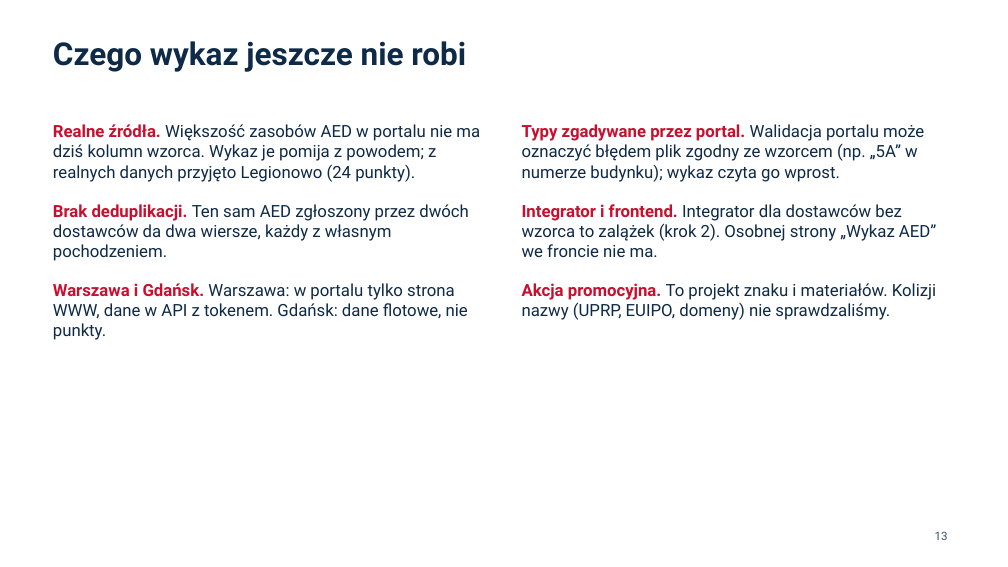
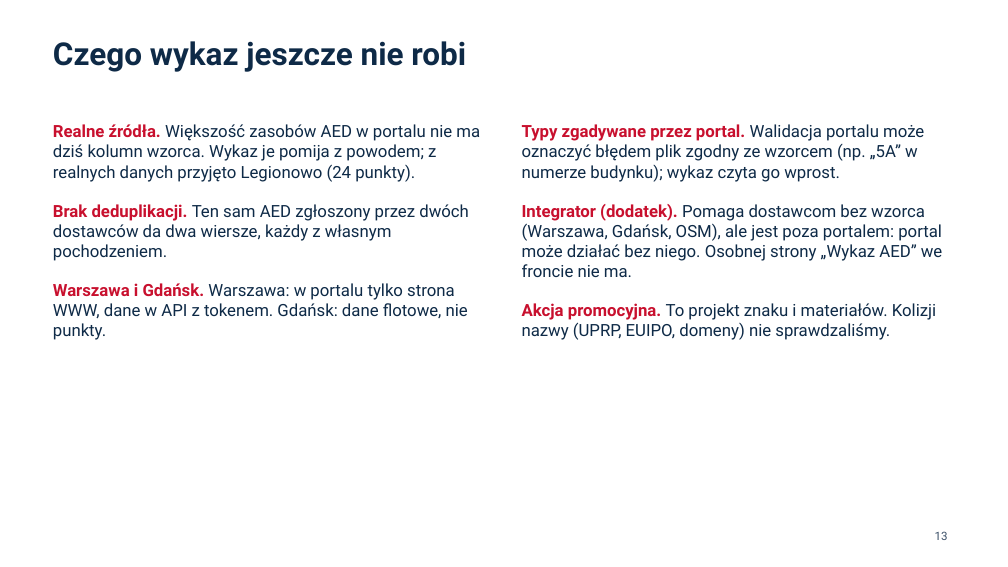
Before and after one commit to Bleidhu/Hack_Nation_2026_Open_AED, a slide deck: slide 13 of ZGLOSZENIE/prezentacja/dane_przezycie_prezentacja.pptx. Drawn at 1008x567 pixels with LibreOffice and Linux fonts; fonts in the diff are those of the drawing. Boxes give left, top, right and bottom in pixels: in the first picture for what was removed or moved away, otherwise in the second. Text is boxed around its words. In the diff, an @@ line names an element or a change of style, - is before the commit and + after.

Commit message:
Integrator, faza 2: zadanie 11 (demo/integrator, instrukcja, prototyp, prezentacja i zgłoszenie)

```diff
--- a/ZGLOSZENIE/prezentacja/dane_przezycie_prezentacja.pptx
+++ b/ZGLOSZENIE/prezentacja/dane_przezycie_prezentacja.pptx
@@ text at [522,204,942,277]: text changed @@
-Integrator i frontend. Integrator dla dostawców bez wzorca to zalążek (krok 2). Osobnej strony „Wykaz AED” we froncie nie ma.
+Integrator (dodatek). Pomaga dostawcom bez wzorca (Warszawa, Gdańsk, OSM), ale jest poza portalem: portal może działać bez niego. Osobnej strony „Wykaz AED” we froncie nie ma.
```
Also in this commit, not shown: 1 slide added, 27 other files.
